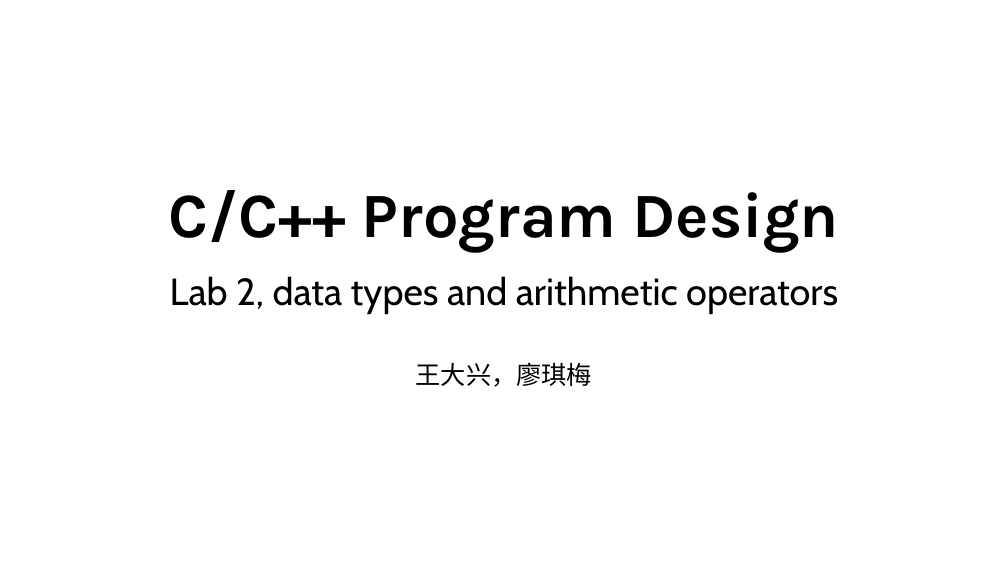
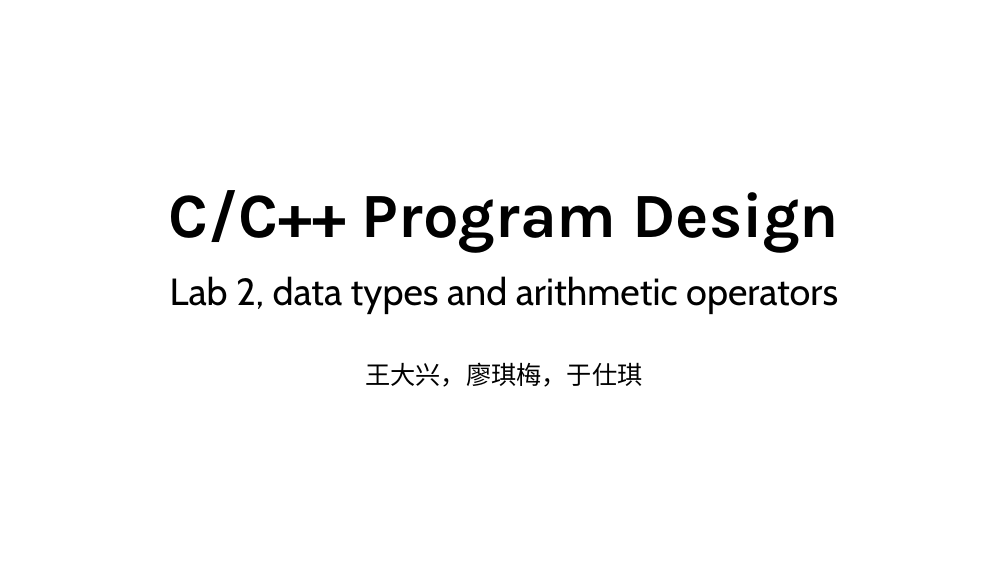
Before and after one commit to ShiqiYu/CPP, a slide deck: slide 1 of week02/Lab02.pptx. Drawn at 1008x567 pixels with LibreOffice and Linux fonts; fonts in the diff are those of the drawing; background and template pictures are left out. Boxes give left, top, right and bottom in pixels: in the first picture for what was removed or moved away, otherwise in the second. Text is boxed around its words. In the diff, an @@ line names an element or a change of style, - is before the commit and + after.

```diff
--- a/week02/Lab02.pptx
+++ b/week02/Lab02.pptx
@@ subtitle at bbox=[365, 362, 642, 387]: text changed @@
-王大兴，廖琪梅
+王大兴，廖琪梅，于仕琪
```
Also in this commit, not shown: 4 other slides changed, 3 slides removed.
